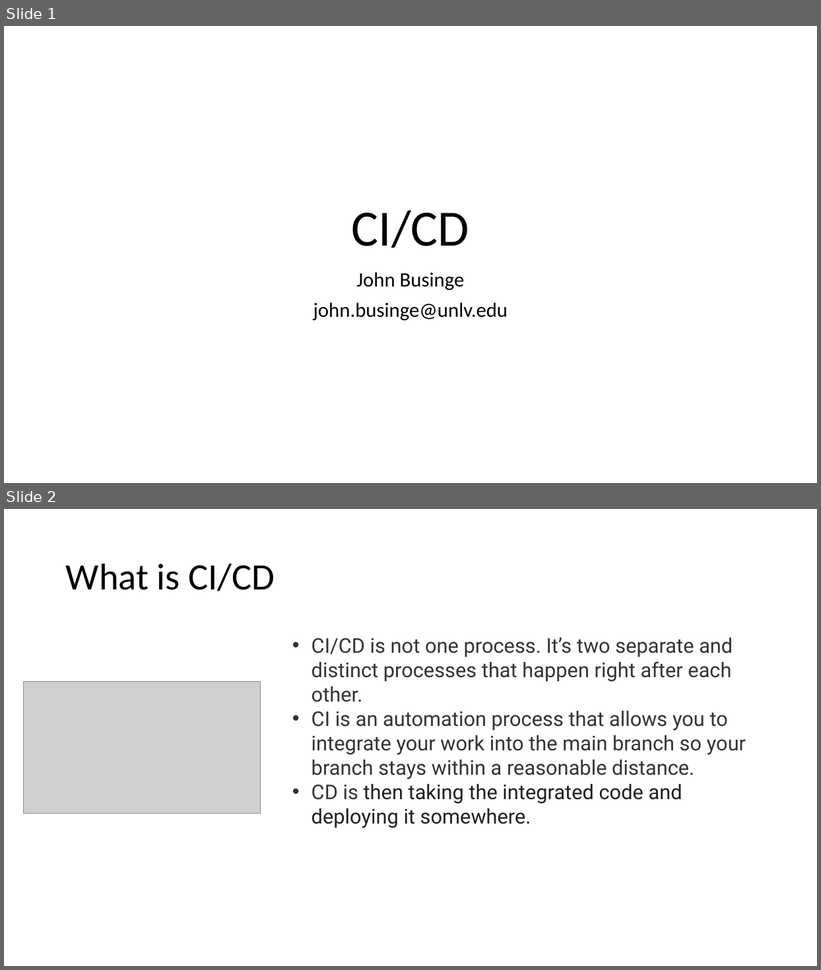
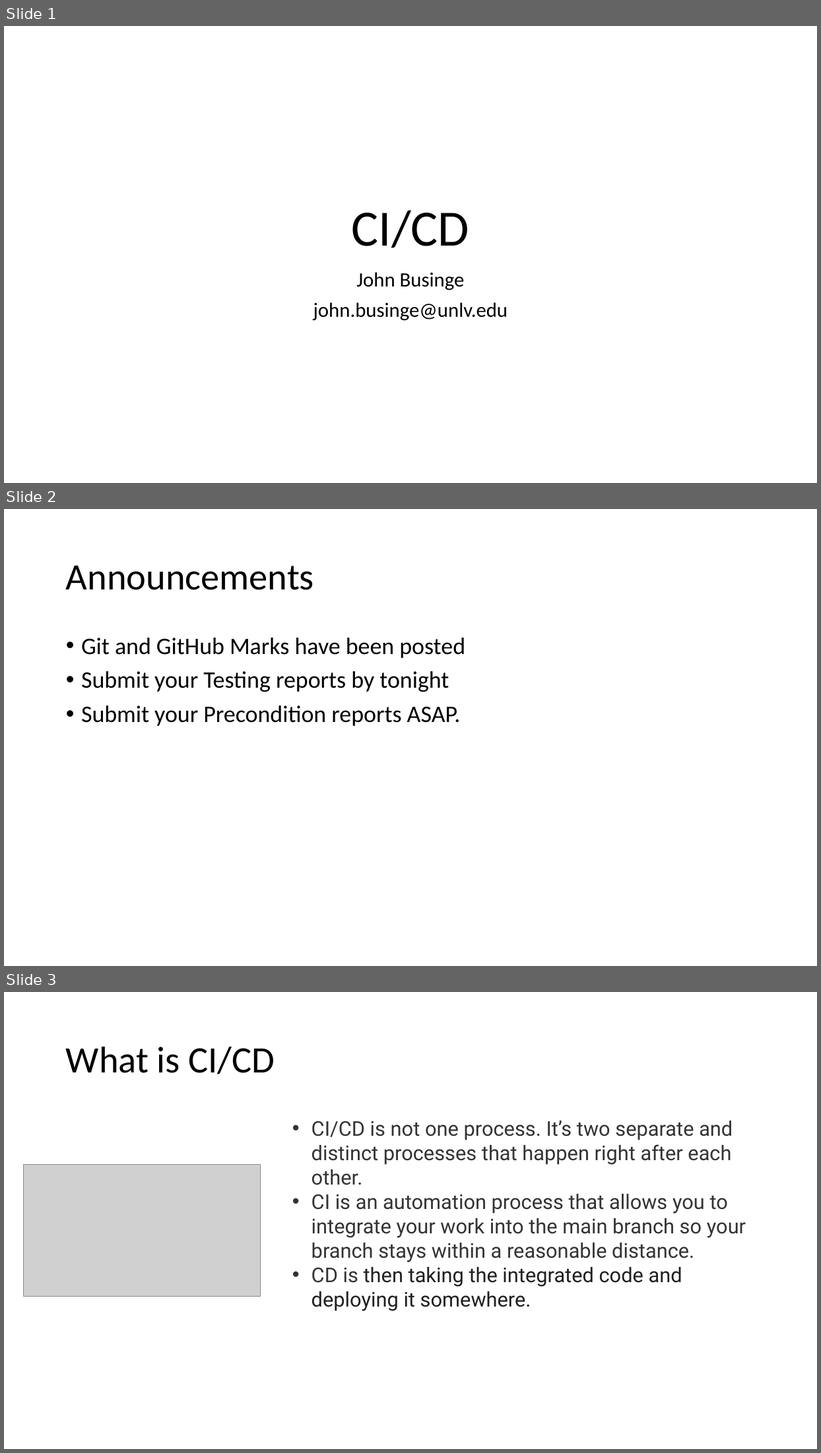
Before and after one commit to johnxu21/johnxu21.github.io, a slide deck: teaching/CS472/Timetable/CI-CD.pptx. Shown one above the other, each under a label of ours: slides 1 and 2 before the commit, slides 1, 2 and 3 after it. The pictures are 821x970 and 821x1453 pixels, drawn with LibreOffice and Linux fonts; fonts in the diff are those of the drawing; grey boxes stand for pictures. Boxes give left, top, right and bottom in pixels: in the first picture for what was removed or moved away, otherwise in the second. Text is boxed around its words. In the diff, an @@ line names an element or a change of style, - is before the commit and + after.

```diff
--- a/teaching/CS472/Timetable/CI-CD.pptx
+++ b/teaching/CS472/Timetable/CI-CD.pptx
@@ slide 2 added at [4, 509, 817, 966], background #FFFFFF @@
@@ title added at [66, 565, 314, 590], 44 pt, text #000000 @@
+Announcements
@@ text added at [81, 638, 465, 726], 28 pt, text #000000 @@
+• Git and GitHub Marks have been posted
+• Submit your Testing reports by tonight
+• Submit your Precondition reports ASAP.
@@ what was slide 2 is now slide 3 @@
```
Also in this commit, not shown: 3 slides changed, 2 other slides added, 3 slides removed, 1 other file.
